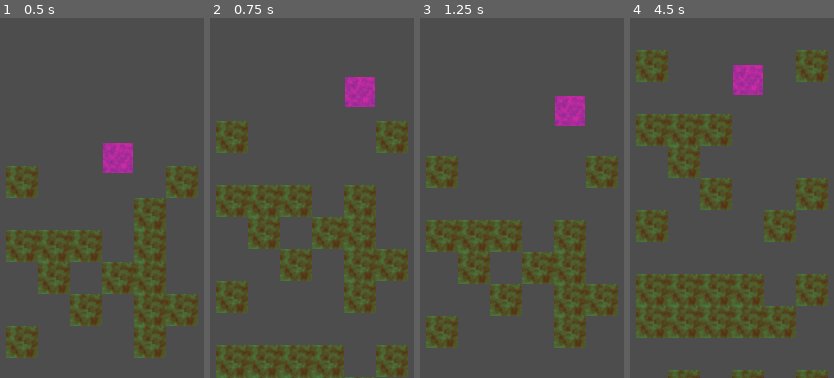
Above: before the commit, frames 1-4 (left to right).
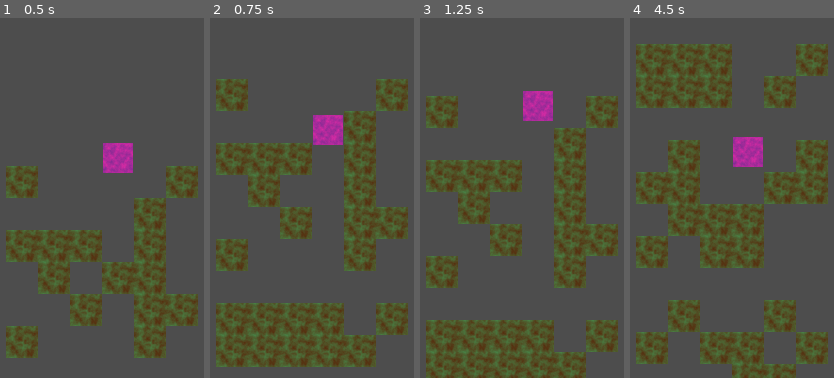
Above: after the commit, the same moments.

Repository: hanskraschewski/ifsrjam2
Game: Godot game, scene res://src/level/test_level.tscn
Same seed, same stepped clock (60 frames per second), same inputs: the game is played once before the commit and once after it. This scene is started directly instead of the project's main scene.
Inputs (mouse positions are in pixels of both pictures, inside the frame that each line leads up to):
- Up to frame 1 (0.5 s): no input
- Up to frame 2 (0.75 s): tap Enter (ui_accept) at 0.5 s; move the mouse to (outside the picture) at 0.52 s; hold D (move_right) from 0.53 s (still down); click (outside the picture) at 0.67 s
- Up to frame 3 (1.25 s): keep holding D (move_right); tap Enter (ui_accept) at 0.77 s
- Up to frame 4 (4.5 s): move the mouse to (outside the picture) at 1.27 s; tap Enter (ui_accept) at 1.52, 3.02, 3.77 s; move the mouse to (795, 118) at 2.02 s; release D (move_right) at 2.03 s; hold A (move_left) 2.03-2.78 s; move the mouse to (699, 270) at 2.77 s; hold D (move_right) 2.78-4.28 s; click (699, 270) at 2.92 s; move the mouse to (outside the picture) at 3.52 s; move the mouse to (outside the picture) at 4.27 s; hold A (move_left) from 4.28 s (still down)

Frame 1 is identical in both runs. In frame 2, 45% of the frame differs, in the area x 2-98%, y 16-100%; in frame 3, 42%; in frame 4, 52%, in the area x 2-98%, y 7-100%.

Commit message:
movement fix

Diff:
--- a/ddfiles/src/tanuki/tanuki.gd
+++ b/ddfiles/src/tanuki/tanuki.gd
@@ -3,18 +3,21 @@
 
 const SPEED = 300.0
 const JUMP_VELOCITY = -400.0
-const BORDER: int = 96
 const LANES: int = 6
 
 
 var current_lane: int = 0
+var switching_lane: bool = false
 
 
 func _physics_process(delta: float) -> void:
 	# Add the gravity.
 	if not is_on_floor():
 		velocity += get_gravity() * delta
+
 	velocity.x = 0.0
+	if (self.global_position.x as int - 16) % 32 != 0 and not switching_lane:
+		self.global_position.x = current_lane * 32 + 16
 
 	move_and_slide()
 
@@ -30,12 +33,25 @@
 			move(1)
 
 
+var wish_pos_x: float
+var tween: Tween
 func move(dir: int) -> void:
-	if self.test_move(self.global_transform, Vector2(dir * 10.0, 0.0)):
+	if self.test_move(self.global_transform, Vector2(dir * 10.0, velocity.y * 0.1)):
 		return
-	var tween: Tween = self.create_tween()
-	tween.tween_property(self, "global_position:x", global_position.x + dir * 32, 0.2)\
+	if switching_lane:
+		self.global_position.x = wish_pos_x
+	switching_lane = true
+
+	if tween:
+		tween.kill()
+
+	tween = self.create_tween()
+	tween.set_parallel(false)
+	wish_pos_x = global_position.x + dir * 32
+	tween.tween_property(self, "global_position:x", wish_pos_x, 0.2)\
 		.set_trans(Tween.TRANS_CUBIC).set_ease(Tween.EASE_OUT)
+	tween.tween_callback(func(): switching_lane = false)
+
 	current_lane += dir
 
 
